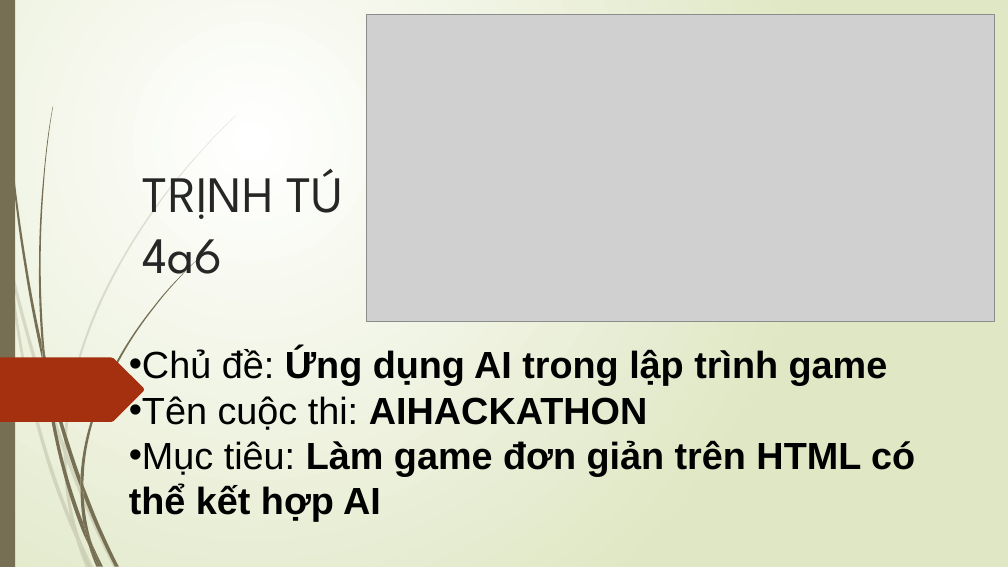
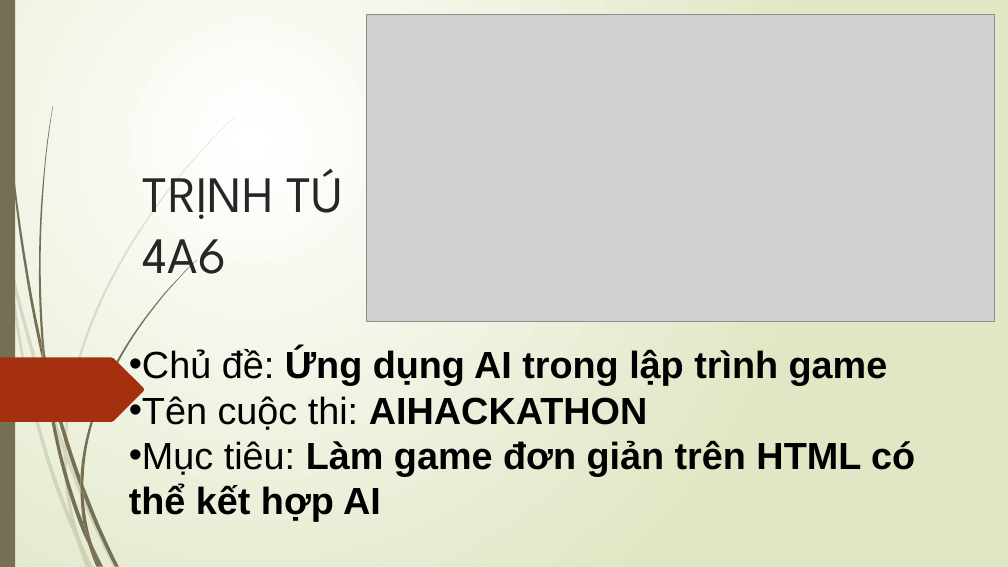
Before and after one commit to iamtu/aihackathon, a slide deck: slide 1 of TRỊNH TÚ.pptx. Drawn at 1008x567 pixels with LibreOffice and Linux fonts; fonts in the diff are those of the drawing; grey boxes stand for pictures. Boxes give left, top, right and bottom in pixels: in the first picture for what was removed or moved away, otherwise in the second. Text is boxed around its words. In the diff, an @@ line names an element or a change of style, - is before the commit and + after.

Commit message:
update slide

```diff
--- a/TRỊNH TÚ.pptx
+++ b/TRỊNH TÚ.pptx
@@ title at (143,169,343,289): text changed @@
-TRỊNH TÚ
-4a6
+TRỊNH TÚ
+4A6
```
Also in this commit, not shown: 1 slide added.
